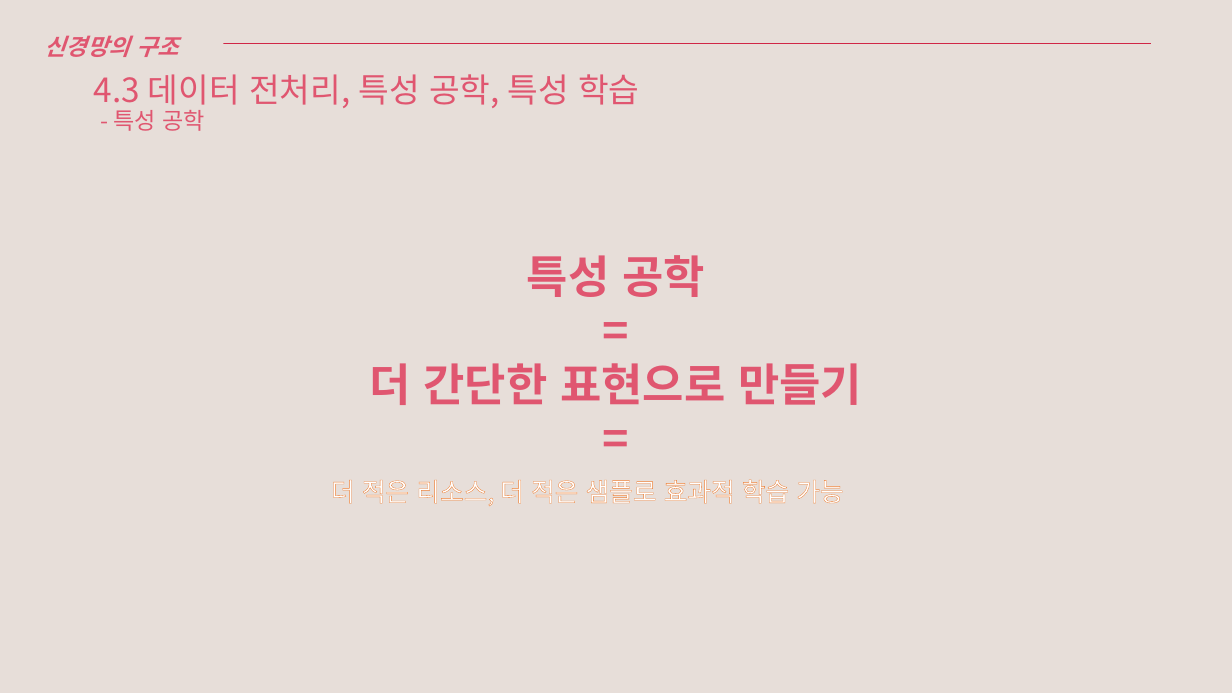
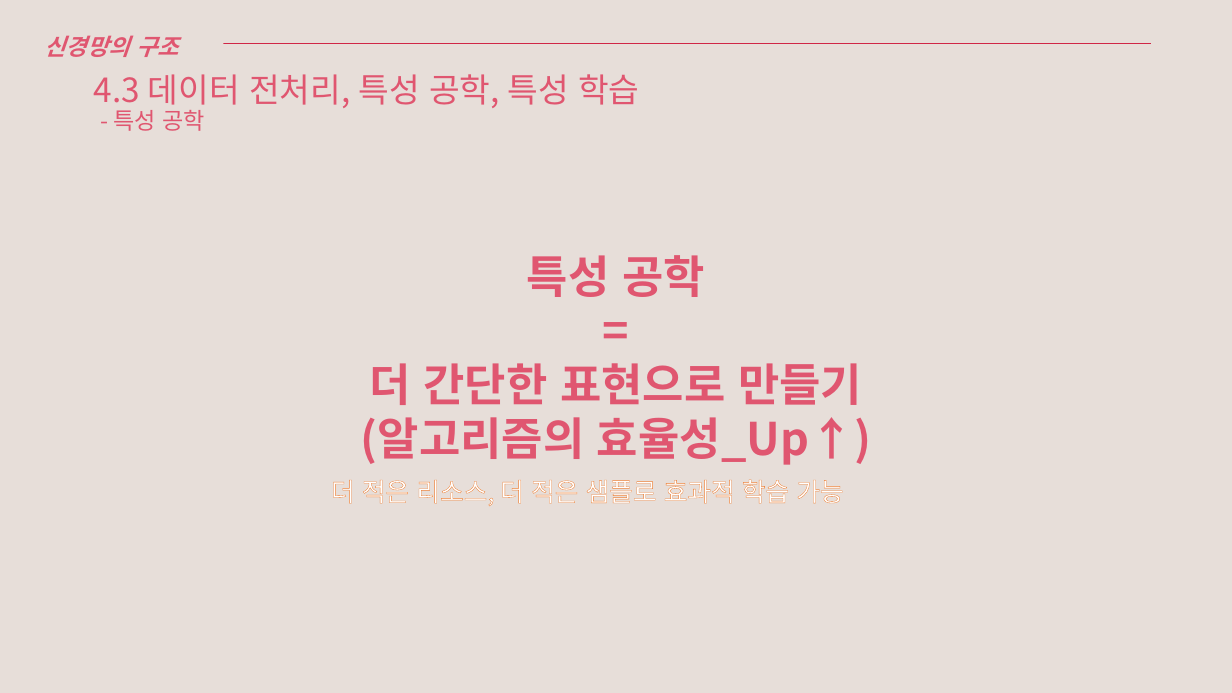
Before and after one commit to Leetaihaku/20W_DeepStudy, a slide deck: slide 6 of Deep_3,4.pptx. Drawn at 1232x693 pixels with LibreOffice and Linux fonts; fonts in the diff are those of the drawing. Boxes give left, top, right and bottom in pixels: in the first picture for what was removed or moved away, otherwise in the second. Text is boxed around its words. In the diff, an @@ line names an element or a change of style, - is before the commit and + after.

Commit message:
modified am

```diff
--- a/Deep_3,4.pptx
+++ b/Deep_3,4.pptx
@@ text at <box>361,417,871,465</box>: text changed @@
-=
+(알고리즘의 효율성_Up↑)
```
Also in this commit, not shown: 8 slides added.
